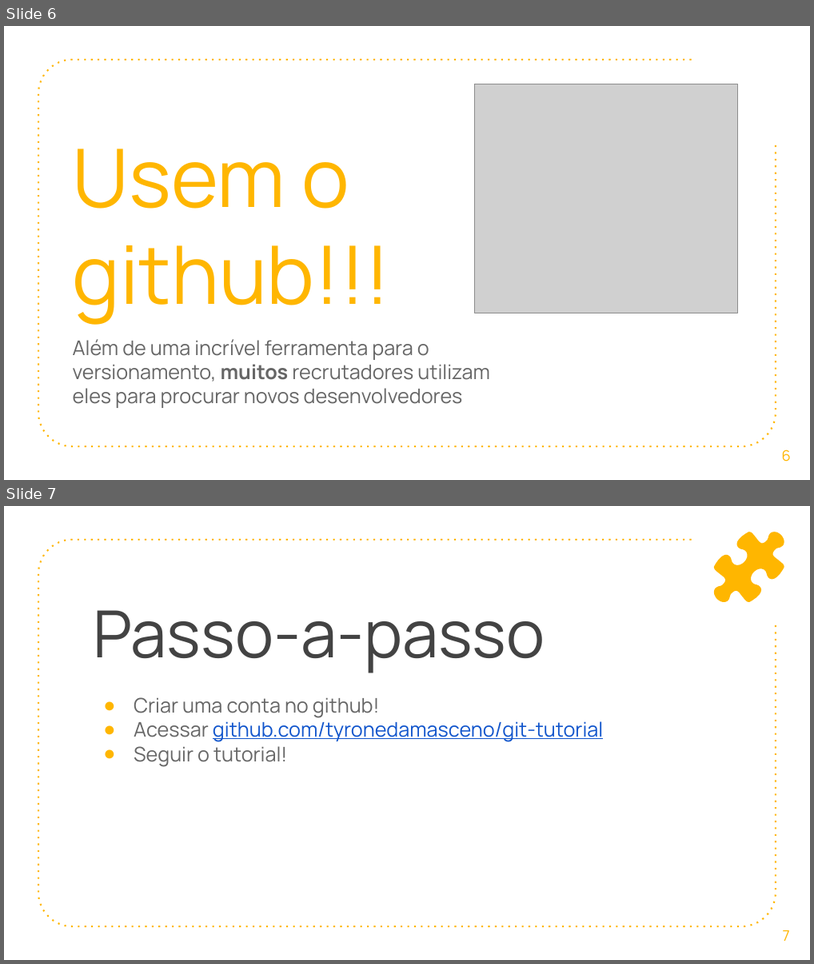
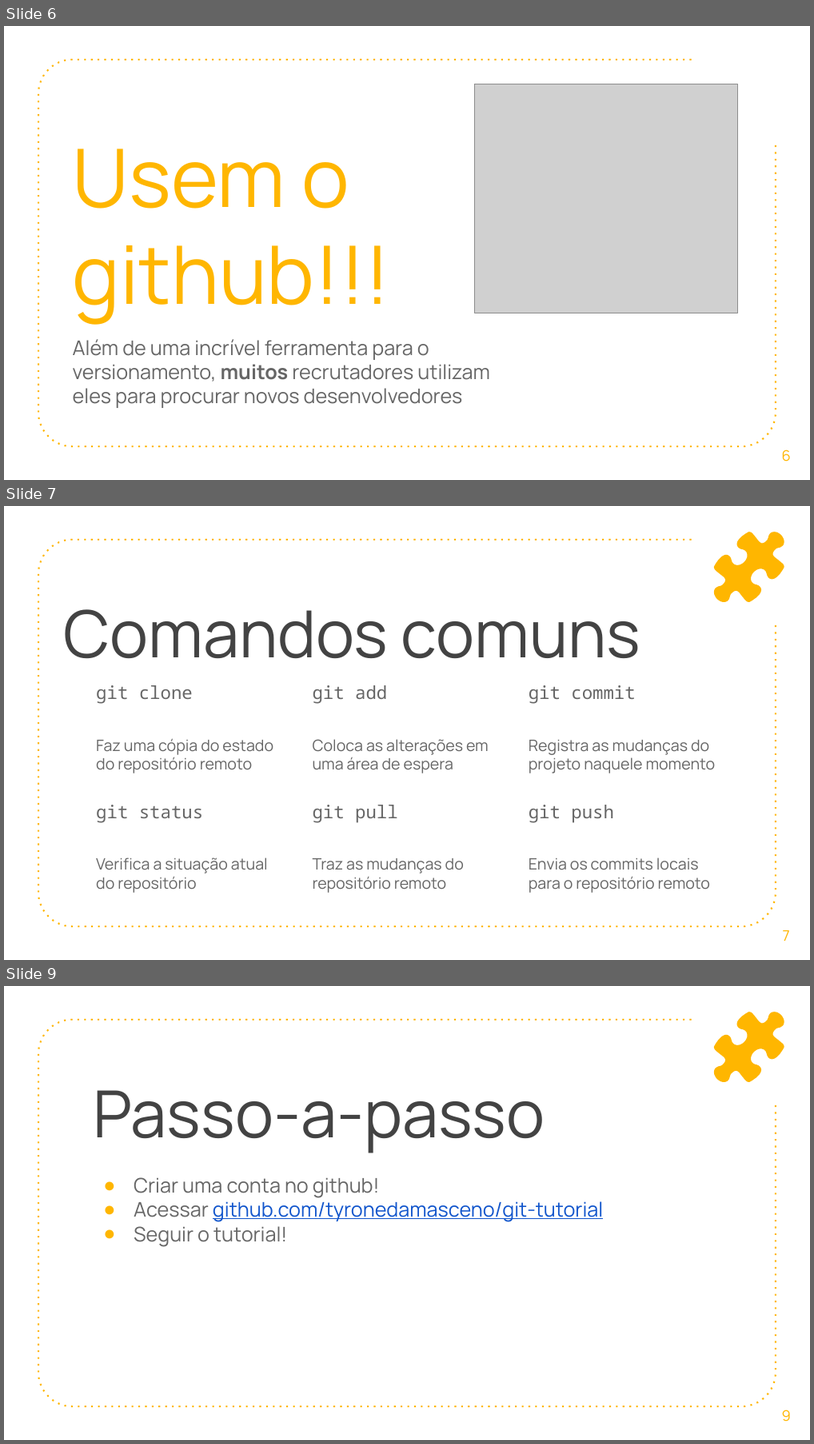
Before and after one commit to tyronedamasceno/git-tutorial, a slide deck: slides/slides.pptx. Shown one above the other, each under a label of ours: slides 6 and 7 before the commit, slides 6, 7 and 9 after it; the slides between them are not shown. The pictures are 814x964 and 814x1444 pixels, drawn with LibreOffice and Linux fonts; fonts in the diff are those of the drawing; grey boxes stand for pictures. Boxes give left, top, right and bottom in pixels: in the first picture for what was removed or moved away, otherwise in the second. Text is boxed around its words. In the diff, an @@ line names an element or a change of style, - is before the commit and + after.

Commit message:
Updated slides

```diff
--- a/slides/slides.pptx
+++ b/slides/slides.pptx
@@ slide 7 added at [4, 506, 810, 960], background #FFFFFF; not listed: 1 template element that a slide beside it also shows @@
@@ freeform shape added at [714, 532, 785, 602], fill #FFB600 @@
@@ title added at [64, 609, 641, 658], 58 pt, text #434343 @@
+Comandos comuns
@@ text added at [96, 685, 274, 773], 14 pt, text #666666 @@
+git clone
+Faz uma cópia do estado do repositório remoto
@@ text added at [313, 685, 489, 773], 14 pt, text #666666 @@
+git add
+Coloca as alterações em uma área de espera
@@ text added at [529, 685, 716, 773], 14 pt, text #666666 @@
+git commit
+Registra as mudanças do projeto naquele momento
@@ text added at [96, 804, 268, 892], 14 pt, text #666666 @@
+git status
+Verifica a situação atual do repositório
@@ text added at [313, 804, 464, 892], 14 pt, text #666666 @@
+git pull
+Traz as mudanças do repositório remoto
@@ text added at [529, 804, 710, 892], 14 pt, text #666666 @@
+git push
+Envia os commits locais para o repositório remoto
@@ page number added at [783, 930, 790, 940], 13 pt, text #FFB600 @@
+7
@@ what was slide 7 is now slide 9 @@
@@ page number at [782, 1409, 791, 1421]: text changed @@
-7
+9
```
Also in this commit, not shown: 1 other slide added, 1 other file.
